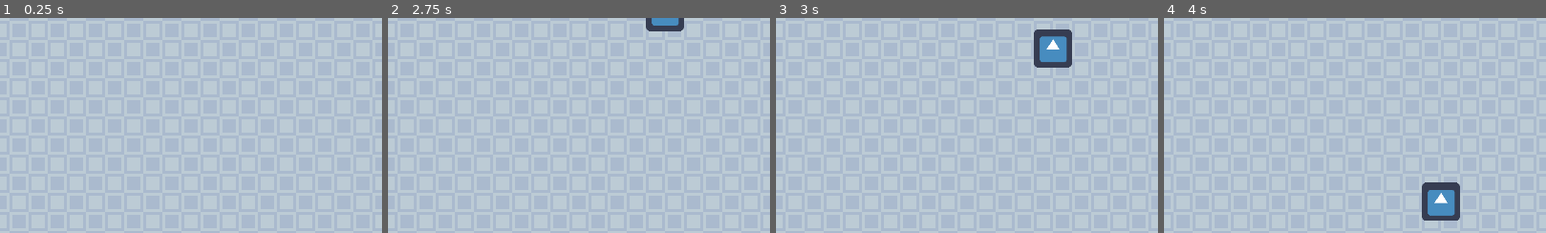
Above: before the commit, frames 1-4 (left to right).
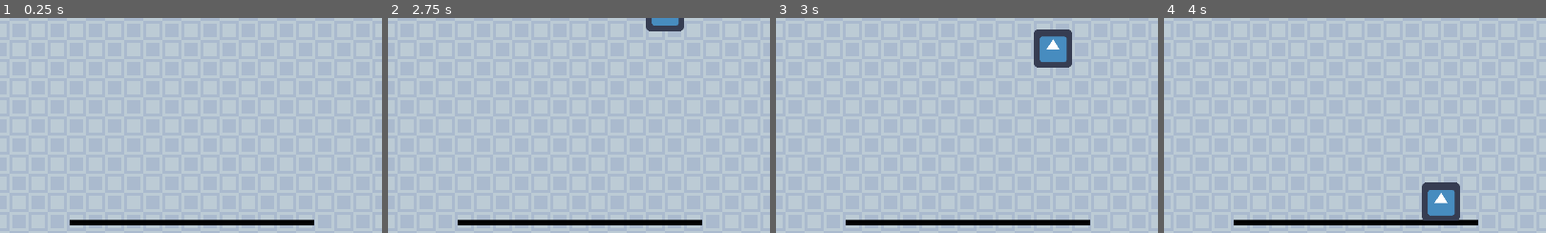
Above: after the commit, the same moments.

Repository: andreashsy/watermelon-game-godot
Game: Godot game, scene res://Main.tscn
Two runs of this game, one before a commit and one after it. Both use one fixed random seed, a clock stepped at 60 frames per second and the inputs below. The project has no main scene, so this scene is started directly. The engine's default icon, where the game draws it, is replaced by a stand-in: a white triangle on a blue panel in a dark square.
Inputs:
- Up to frame 1 (0.25 s): no input
- Up to frame 2 (2.75 s): no input
- Up to frame 3 (3 s): no input
- Up to frame 4 (4 s): no input
The pictures show only the part of the screen within x 26-76%, y 48-98%; the shares and areas given below are measured in that part.

The runs differ from the first frame. In frame 1, 1.7% of the frame differs, in the area x 18-83%, y 93-97%; in frame 2, 1.7%; in frame 3, 1.7%; in frame 4, 1.7%.

Commit message:
add sprite for side

Diff:
--- a/Main.tscn
+++ b/Main.tscn
@@ -1,7 +1,8 @@
-[gd_scene load_steps=4 format=2]
+[gd_scene load_steps=5 format=2]
 
 [ext_resource path="res://assets/Background_Blue.png" type="Texture" id=1]
 [ext_resource path="res://Main.gd" type="Script" id=2]
+[ext_resource path="res://assets/side.png" type="Texture" id=3]
 
 [sub_resource type="RectangleShape2D" id=1]
 extents = Vector2( 205.5, 4 )
@@ -25,3 +26,8 @@
 [node name="CollisionShape2D" type="CollisionShape2D" parent="Floor"]
 position = Vector2( 0.5, 0 )
 shape = SubResource( 1 )
+
+[node name="Sprite" type="Sprite" parent="Floor"]
+position = Vector2( 21, 18 )
+scale = Vector2( 0.641193, 0.14018 )
+texture = ExtResource( 3 )
Binary file added: assets/side.png
Not shown, added: assets/side.png.import
